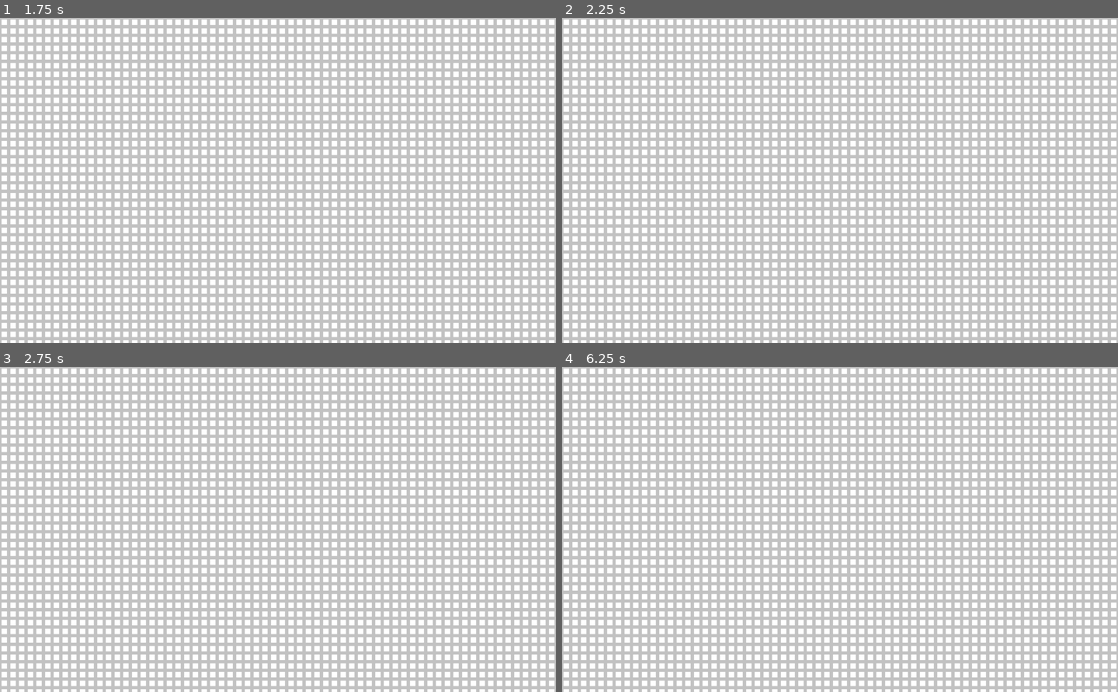
Above: before the commit, frames 1-4 (two rows, left to right).
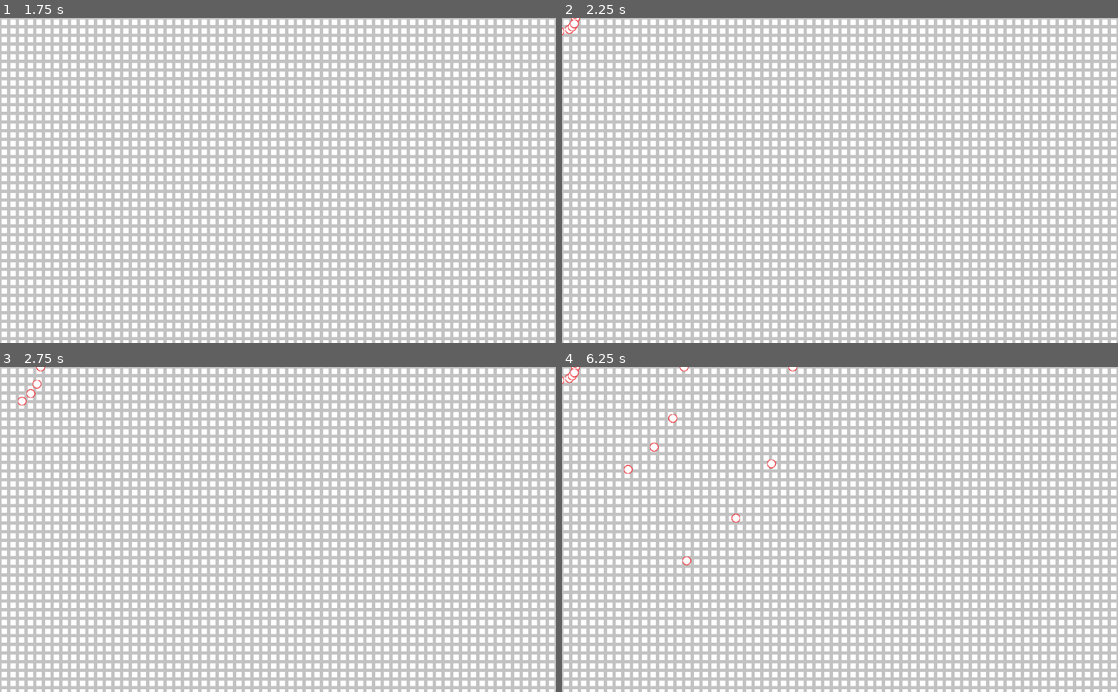
Above: after the commit, the same moments.

Repository: AdkinsC0211/MimicHunter
Game: Godot game, scene res://Scenes/TestScene.tscn
Two runs of this game, one before a commit and one after it. Both use one fixed random seed, a clock stepped at 60 frames per second and the inputs below.
Inputs:
- Up to frame 1 (1.75 s): tap Enter at 0.5 s; tap Space at 1.25 s
- Up to frame 2 (2.25 s): no input
- Up to frame 3 (2.75 s): no input
- Up to frame 4 (6.25 s): no input

Frame 1 is identical in both runs. In frame 2, less than 0.1% of the frame differs, in the area x 0-4%, y 0-6%; in frame 3, 0.1%; in frame 4, 0.3%, in the area x 0-43%, y 0-62%.

Commit message:
Bullets and Bullet Spawners
Bullets now spawn around an object with the help of the bullet spawner. Bullet Spawners are invisible Area2D objects that can be a child node of mimics and can spawn bullets at random intervals.

Diff:
--- a/Code/Bullet.gd
+++ b/Code/Bullet.gd
@@ -1,16 +1,40 @@
 extends Area2D
 
 
-# Declare member variables here. Examples:
-# var a = 2
-# var b = "text"
+export var bullet_speed = 100
+var bullet_velocity = Vector2(0, 0)
+var bullet_position = Vector2(0, 0)
+export var bullet_time = 10
 
+func _ready():
+	pass
 
+# --------------------------------------------------------------
 # Called when the node enters the scene tree for the first time.
-func _ready():
-	pass # Replace with function body.
+# --------------------------------------------------------------
+# Pass in the movement vector [velocity vector]
+	# Probably a Vector2().normalized() of the bullet spawn point to the spawner origin position
+func set_velocity(velocity):
+	bullet_velocity = velocity
 
+func set_position(position):
+	bullet_position = position
+	global_translate(bullet_position)
 
-# Called every frame. 'delta' is the elapsed time since the previous frame.
-#func _process(delta):
-#	pass
+#---------------------------------------------------------------
+# Called every frame [the update() function]
+# --------------------------------------------------------------
+# Update position of the bullet
+# Check if there are any collisions
+# Do any other checks or updates in this function
+func _process(delta):
+	do_movement(delta)
+	if_timer_done()
+
+func do_movement(delta):
+	global_translate(bullet_velocity * delta * bullet_speed)
+	bullet_position += bullet_velocity
+
+func if_timer_done():
+	if bullet_time <= 0.0:
+		queue_free()
--- /dev/null
+++ b/Code/BulletSpawner.gd
@@ -0,0 +1,39 @@
+extends Area2D
+
+export var num_of_bullets = 14
+var bullet_scene = preload("res://Scenes/Bullet.tscn")
+export var fire_timer = 2
+var max_time = 2
+
+# Called when the node enters the scene tree for the first time.
+func _ready():
+	pass # Replace with function body.
+
+# --------------------------------------------------------------
+# Update function [updates every frame]
+# --------------------------------------------------------------
+
+func _process(delta):
+	fire_bullets(delta)
+
+# --------------------------------------------------------------
+# fire_bullets() Function
+# [Every time the timer node goes below zero, it fires
+# as many bullets as the num_of_bullets variable and resets
+# the timer]
+# --------------------------------------------------------------
+
+func fire_bullets(delta):
+	fire_timer -= delta
+	if fire_timer <= 0.0:
+		# Converted to radians to easily get the x and y values for the velocity vector
+		var degrees_between_bullets = deg2rad(360 / num_of_bullets)
+		for i in num_of_bullets:
+			# Creates an instance of a bullet
+			var new_inst = bullet_scene.instance()
+			# Sets the velocity of the bullet
+			new_inst.set_velocity((Vector2(cos(i), sin(i))))
+			new_inst.set_position(transform.origin)
+			print(transform.origin)
+			get_tree().get_root().add_child(new_inst)
+		fire_timer = max_time
--- a/Scenes/Bullet.tscn
+++ b/Scenes/Bullet.tscn
@@ -1,14 +1,16 @@
-[gd_scene load_steps=3 format=2]
+[gd_scene load_steps=4 format=2]
 
 [ext_resource path="res://Assets/Images/Sprites/bullet.png" type="Texture" id=1]
+[ext_resource path="res://Code/Bullet.gd" type="Script" id=2]
 
 [sub_resource type="RectangleShape2D" id=1]
 extents = Vector2( 8, 8 )
 
-[node name="Area2D" type="Area2D"]
+[node name="bullet_area" type="Area2D"]
+script = ExtResource( 2 )
 
-[node name="Node2D" type="Sprite" parent="."]
+[node name="bullet_sprite" type="Sprite" parent="."]
 texture = ExtResource( 1 )
 
-[node name="CollisionShape2D" type="CollisionShape2D" parent="."]
+[node name="bullet_collision" type="CollisionShape2D" parent="."]
 shape = SubResource( 1 )
--- /dev/null
+++ b/Scenes/BulletSpawner.tscn
@@ -0,0 +1,18 @@
+[gd_scene load_steps=3 format=2]
+
+[ext_resource path="res://Code/BulletSpawner.gd" type="Script" id=2]
+
+[sub_resource type="RectangleShape2D" id=1]
+extents = Vector2( 8, 8 )
+
+[node name="bullet_spawner" type="Area2D"]
+script = ExtResource( 2 )
+
+[node name="CollisionShape2D" type="CollisionShape2D" parent="."]
+shape = SubResource( 1 )
+
+[node name="Timer" type="Timer" parent="."]
+process_mode = 0
+autostart = true
+
+[connection signal="timeout" from="Timer" to="." method="fire_bullets"]
--- a/Scenes/TestScene.tscn
+++ b/Scenes/TestScene.tscn
@@ -1,7 +1,8 @@
-[gd_scene load_steps=4 format=2]
+[gd_scene load_steps=5 format=2]
 
 [ext_resource path="res://Assets/Images/Test Sprites/test_floor.png" type="Texture" id=1]
 [ext_resource path="res://Assets/Images/Test Sprites/test_floor2.png" type="Texture" id=2]
+[ext_resource path="res://Scenes/BulletSpawner.tscn" type="PackedScene" id=3]
 
 [sub_resource type="TileSet" id=1]
 0/name = "test_floor.png 0"
@@ -33,10 +34,13 @@
 1/shapes = [  ]
 1/z_index = 0
 
-[node name="Node2D" type="Node2D"]
+[node name="TestScene" type="Node2D"]
 
 [node name="TileMap" type="TileMap" parent="."]
 tile_set = SubResource( 1 )
 cell_size = Vector2( 16, 16 )
 format = 1
 tile_data = PoolIntArray( 0, 1, 0, 1, 1, 0, 2, 1, 0, 3, 1, 0, 4, 1, 0, 5, 1, 0, 6, 1, 0, 7, 1, 0, 8, 1, 0, 9, 1, 0, 10, …(35033 unchanged characters)…
+
+[node name="bullet_spawner" parent="." instance=ExtResource( 3 )]
+position = Vector2( 521, 328 )
Binary file added: Assets/Images/Sprites/bullet_spawner.png
Not shown, added: Assets/Images/Sprites/bullet_spawner.png.import
